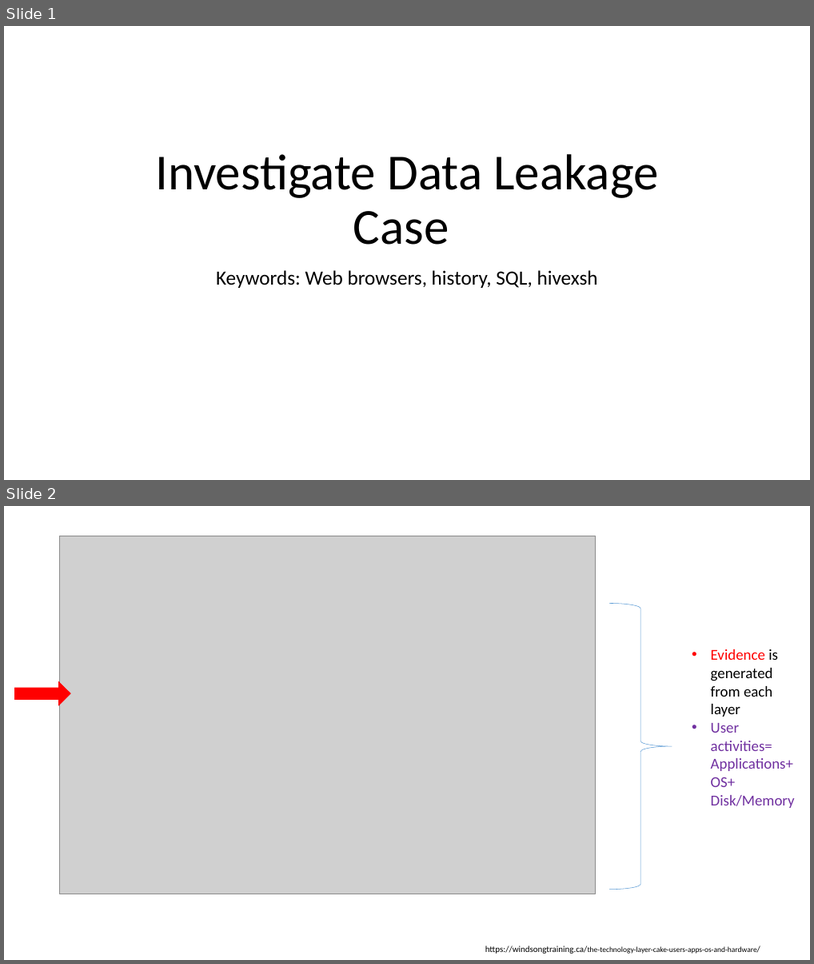
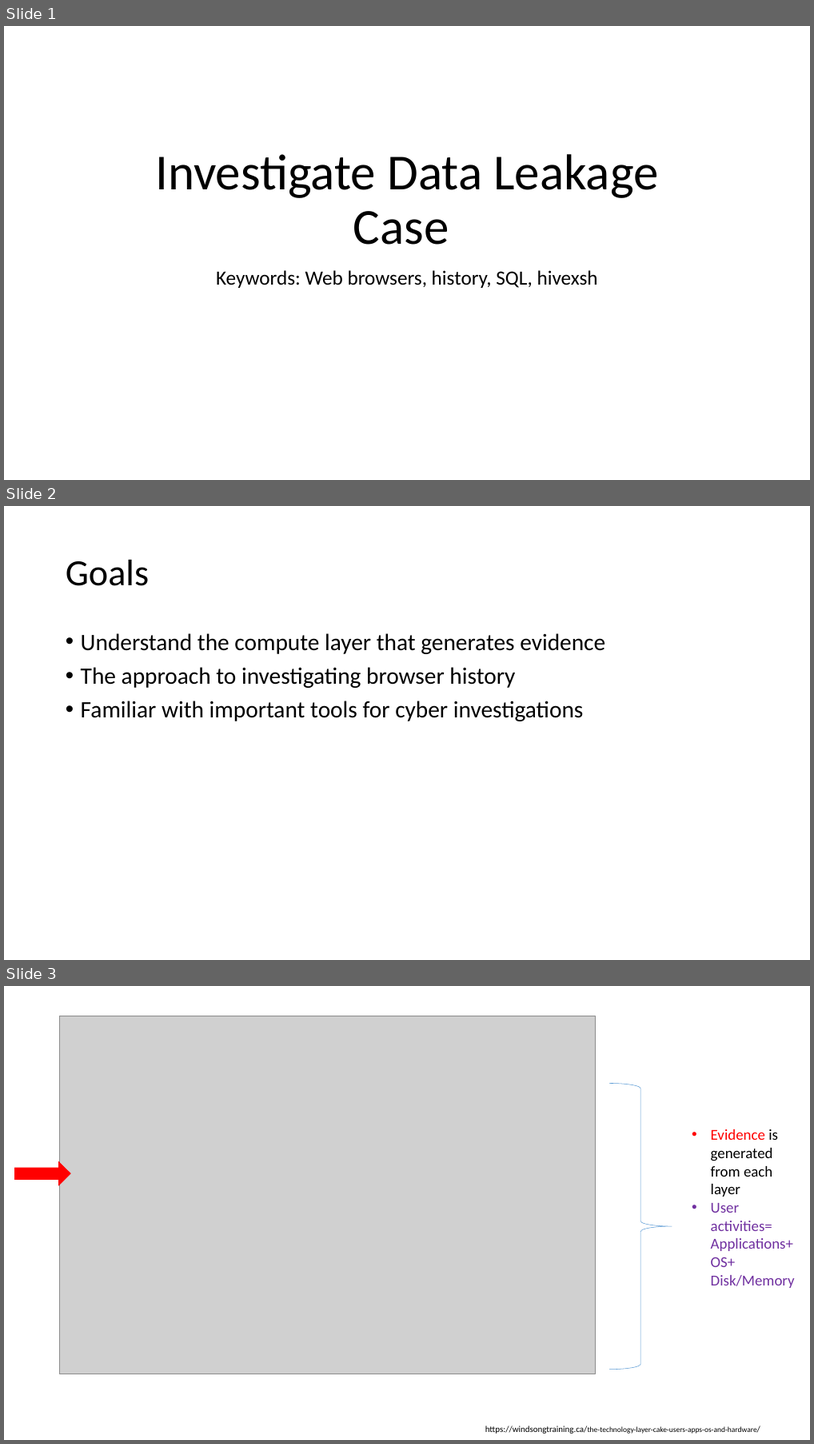
Before and after one commit to frankwxu/digital-forensics-lab, a slide deck: NIST_Data_Leakage_Case/NIST_Data_Leakage_03_WebHistory_SQL.pptx. Shown one above the other, each under a label of ours: slides 1 and 2 before the commit, slides 1, 2 and 3 after it. The pictures are 814x964 and 814x1444 pixels, drawn with LibreOffice and Linux fonts; fonts in the diff are those of the drawing; grey boxes stand for pictures; background and template pictures are left out. Boxes give left, top, right and bottom in pixels: in the first picture for what was removed or moved away, otherwise in the second. Text is boxed around its words. In the diff, an @@ line names an element or a change of style, - is before the commit and + after.

Commit message:
add objectives to Data Leakage case Web History PPT

```diff
--- a/NIST_Data_Leakage_Case/NIST_Data_Leakage_03_WebHistory_SQL.pptx
+++ b/NIST_Data_Leakage_Case/NIST_Data_Leakage_03_WebHistory_SQL.pptx
@@ slide 2 added at (4,506,810,960), background #FFFFFF @@
@@ title added at (66,560,149,586), 44 pt, text #000000 @@
+Goals
@@ text added at (81,633,606,721), 28 pt, text #000000 @@
+• Understand the compute layer that generates evidence
+• The approach to investigating browser history
+• Familiar with important tools for cyber investigations
@@ what was slide 2 is now slide 3 @@
```
Also in this commit, not shown: 1 slide changed, 1 other slide added.
